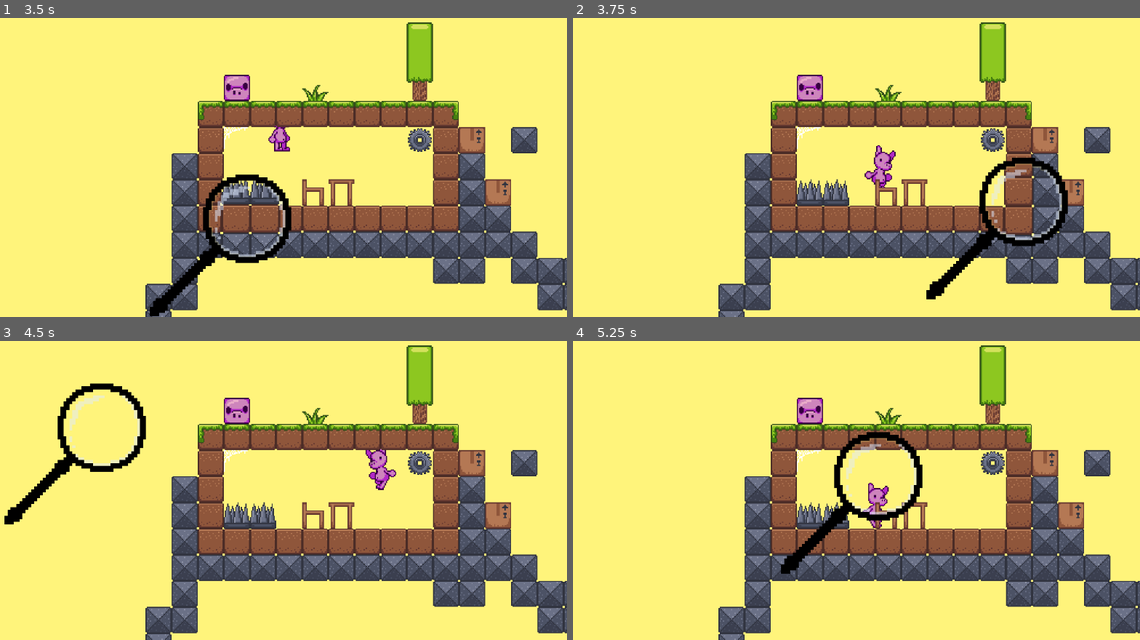
Above: before the commit, frames 1-4 (two rows, left to right).
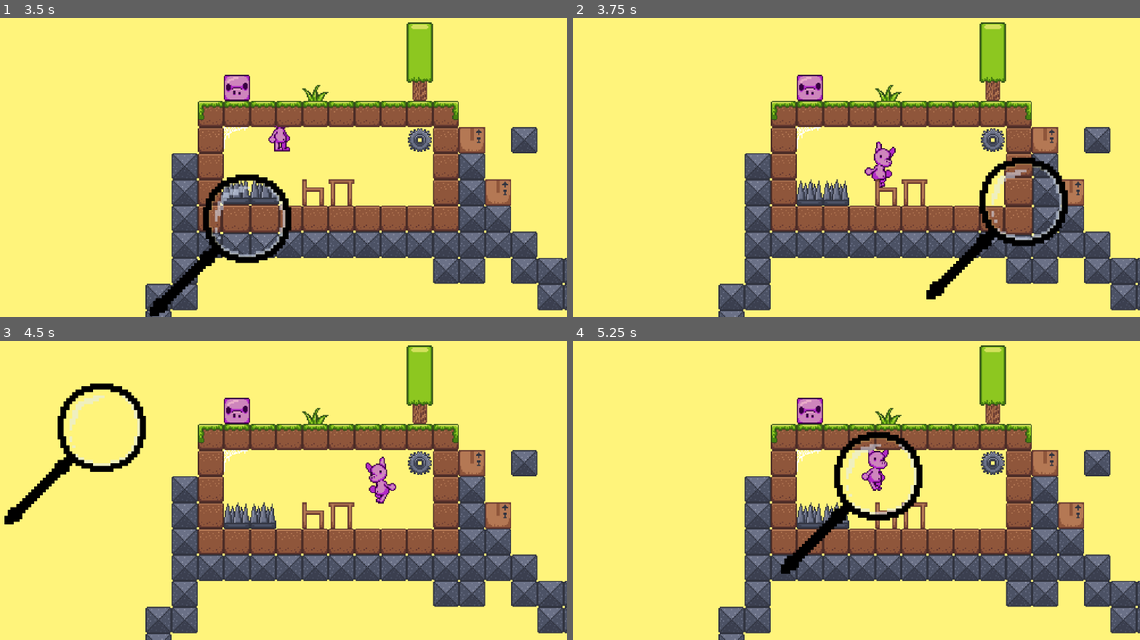
Above: after the commit, the same moments.

Repository: BlendyDev/GMTK2024
Game: Godot game, scene res://scenes/game.tscn
The game is run twice, just before and just after one commit, with the same random seed, the same clock (stepped at 60 frames per second) and the same inputs.
Inputs (mouse positions are in pixels of both pictures, inside the frame that each line leads up to):
- Up to frame 1 (3.5 s): move the mouse to (402, 137) at 0.52 s; hold W (UP) 0.53-1.28 s; hold Right (RIGHT) 0.53-2.03 s; move the mouse to (158, 170) at 1.27 s; tap Mouse wheel down (SCROLL_DOWN) at 1.35 s; tap W (UP) at 1.52, 1.55, 1.82, 3.02, 3.05, 3.32 s; move the mouse to (334, 80) at 2.02 s; hold Left (LEFT) 2.03-2.78 s; hold W (UP) 2.03-2.78 s; tap Mouse wheel up (SCROLL_UP) at 2.1 s; move the mouse to (249, 218) at 2.77 s; hold Right (RIGHT) from 2.78 s (still down); tap Shift (SHIFT) at 2.85 s
- Up to frame 2 (3.75 s): keep holding Right (RIGHT); move the mouse to (1020, 203) at 3.52 s; hold W (UP) from 3.53 s (still down); tap Space (SPACE) at 3.6 s
- Up to frame 3 (4.5 s): move the mouse to (102, 427) at 4.27 s; release Right (RIGHT) at 4.28 s; release W (UP) at 4.28 s; hold Left (LEFT) from 4.28 s (still down); tap W (UP) at 4.35 s
- Up to frame 4 (5.25 s): tap W (UP) at 4.52, 4.82 s; move the mouse to (879, 475) at 5.02 s; release Left (LEFT) at 5.03 s; hold Right (RIGHT) from 5.03 s (still down); hold W (UP) from 5.03 s (still down); tap Mouse wheel down (SCROLL_DOWN) at 5.1 s

Frame 1 is identical in both runs. In frame 2, 0.4% of the frame differs, in the area x 51-57%, y 41-57%; in frame 3, 0.5%; in frame 4, 0.7%, in the area x 50-56%, y 36-63%.

Commit message:
coyote time, jump buffer, jump height control

Diff:
--- a/tmp/player.gd
+++ b/tmp/player.gd
@@ -3,34 +3,69 @@
 
 @export var MAX_SPEED := 150.0
 @export var MAX_AIR_SPEED := 200
-@export var MAX_DASH_SPEED := 350.0
-@export var MAX_AIR_DASH_SPEED := 450.0
+@export var MAX_DASH_SPEED := 300.0
+@export var MAX_AIR_DASH_SPEED := 400.0
 @export var LONG_JUMP_SPEED := 500.0
 @export var JUMP_VELOCITY := 4-400.0
 @export var ACCELERATION := 700
 @export var DASH_ACCELERATION := 1200
 @export var DECELERATION := 1000
+
+@onready var coyoteTimer = $CoyoteTime
+@onready var jumpBufferTimer = $JumpBuffer
+@onready var jumpHeightTimer = $JumpHeight
 # Get the gravity from the project settings to be synced with RigidBody nodes.
 var gravity = ProjectSettings.get_setting("physics/2d/default_gravity")*1.5
-var shifting = false
-
+var shifting := false
+var coyote := false
+var jumpBuffered := false
+var jumping := false
+var allowCutJump := true
+var queuedCutJump := false
 func _physics_process(delta):
 	if Input.is_action_just_pressed("SPACE"):
 		velocity = Vector2.ZERO
 		global_position = Vector2.ZERO
 	shifting = Input.is_action_pressed("SHIFT")
 	var direction := Input.get_axis("LEFT", "RIGHT")
+	handleJump(delta, direction)
+	handleMoving(direction, delta) if direction else handleStatic(delta)
+	var was_on_floor = is_on_floor()
+	move_and_slide()
+	if was_on_floor && !is_on_floor() && velocity.y >= 0:
+		coyote = true
+		coyoteTimer.start()
 	if is_on_floor():
 		$AnimatedSprite2D.animation = "idle" if direction == 0 else "walk"
 	else:
 		velocity.y += gravity * delta
+func handleJump(delta, direction):
+	if Input.is_action_just_pressed("UP") and (is_on_floor() || coyote): jump()
+	if Input.is_action_pressed("UP") and jumpBuffered and is_on_floor(): jump()
+	if Input.is_action_just_pressed("UP") and not (is_on_floor() || coyote):
+		jumpBuffered = true
+		jumpBufferTimer.start()
+	if Input.is_action_just_released("UP"): jumpBuffered = false
+	if jumping:
+		if velocity.y >= 0: jumping = false
+		elif Input.is_action_just_released("UP") || queuedCutJump:
+			if allowCutJump:
+				jumping = false
+				velocity.y = 0
+			else:
+				queuedCutJump = true
+				pass
 
-	# Handle jump.
-	if Input.is_action_just_pressed("UP") and is_on_floor():
-		velocity.y = JUMP_VELOCITY
-	handleMoving(direction, delta) if direction else handleStatic(delta)
-	move_and_slide()
 
+func jump():
+	jumping = true
+	allowCutJump = false
+	jumpHeightTimer.start()
+	coyote = false
+	jumpBuffered = false
+	Sounds.jumpvoice()
+	Sounds.jumpsound()
+	velocity.y = JUMP_VELOCITY
 func max_speed(dash):
 	if (dash):
 		if (is_on_floor()): return MAX_DASH_SPEED
@@ -43,7 +78,6 @@
 	return DASH_ACCELERATION if shifting else ACCELERATION
 
 func handleMoving(direction, delta):
-	print (str(!$Steps.playing) + str($Steps.stream_paused) + str(is_on_floor()))
 	if (!$Steps.playing or $Steps.stream_paused) and is_on_floor():
 		if ($Steps.stream_paused): $Steps.stream_paused = false
 		if (!$Steps.playing): $Steps.play()
@@ -64,3 +98,12 @@
 	velocity.x = move_toward(velocity.x, 0, DECELERATION)
 	$AnimatedSprite2D.speed_scale = 1
 	$AnimatedSprite2D.rotation = 0
+
+func coyoteTimeout():
+	coyote = false
+
+func jumpBufferTimeout():
+	jumpBuffered = false
+
+func jumpHeightTimeout():
+	allowCutJump = true
--- a/tmp/player.tscn
+++ b/tmp/player.tscn
@@ -175,7 +175,23 @@
 
 [node name="Steps" type="AudioStreamPlayer2D" parent="."]
 stream = SubResource("AudioStreamRandomizer_tbsfw")
-volume_db = -17.325
+volume_db = -4.176
 attenuation = 1.23114
 panning_strength = 0.0
 bus = &"SFX"
+
+[node name="JumpBuffer" type="Timer" parent="."]
+wait_time = 0.75
+one_shot = true
+
+[node name="CoyoteTime" type="Timer" parent="."]
+wait_time = 0.3
+one_shot = true
+
+[node name="JumpHeight" type="Timer" parent="."]
+wait_time = 0.01
+one_shot = true
+
+[connection signal="timeout" from="JumpBuffer" to="." method="jumpBufferTimeout"]
+[connection signal="timeout" from="CoyoteTime" to="." method="coyoteTimeout"]
+[connection signal="timeout" from="JumpHeight" to="." method="jumpHeightTimeout"]
--- a/tmp/sounds.tscn
+++ b/tmp/sounds.tscn
@@ -1,6 +1,22 @@
-[gd_scene load_steps=9 format=3 uid="uid://0mvoctdun5rx"]
+[gd_scene load_steps=19 format=3 uid="uid://0mvoctdun5rx"]
 
 [ext_resource type="Script" path="res://scripts/sounds.gd" id="1_8udjt"]
+[ext_resource type="AudioStream" uid="uid://c3v2i5okqal5t" path="res://sfx/523771__matrixxx__retro-legendary-jump.wav" id="2_frwjk"]
+[ext_resource type="AudioStream" uid="uid://c4cj5yxgdbleu" path="res://music/tutorialwarioostlooptemp.wav" id="2_th7di"]
+[ext_resource type="AudioStream" uid="uid://diommdpxne2rc" path="res://sfx/jumpvoice1.wav" id="2_vshca"]
+[ext_resource type="AudioStream" uid="uid://davtijp4pc6sx" path="res://sfx/jumpvoice2.wav" id="3_yop2t"]
+[ext_resource type="AudioStream" uid="uid://c68nur4k7erks" path="res://sfx/jumpvoice3.wav" id="4_g3pb2"]
+[ext_resource type="AudioStream" uid="uid://cj7jwfypu0fo4" path="res://sfx/jumpvoice4.wav" id="5_osvdv"]
+[ext_resource type="AudioStream" uid="uid://bahstluaa5x5t" path="res://sfx/jumpvoice5.wav" id="6_0t56l"]
+[ext_resource type="AudioStream" uid="uid://w3ao17m2el0b" path="res://sfx/jumpvoice6.wav" id="7_fdil8"]
+[ext_resource type="AudioStream" uid="uid://bei35cpmna40q" path="res://sfx/jumpvoice7.wav" id="8_ngbs2"]
+
+[sub_resource type="AudioStreamRandomizer" id="AudioStreamRandomizer_qtosk"]
+random_pitch = 1.1
+random_volume_offset_db = 1.0
+streams_count = 1
+stream_0/stream = ExtResource("2_frwjk")
+stream_0/weight = 1.0
 
 [sub_resource type="AudioStreamRandomizer" id="AudioStreamRandomizer_2u61d"]
 random_pitch = 1.02
@@ -35,12 +51,19 @@
 random_pitch = 1.1
 random_volume_offset_db = 1.0
 streams_count = 7
+stream_0/stream = ExtResource("2_vshca")
 stream_0/weight = 10.0
+stream_1/stream = ExtResource("3_yop2t")
 stream_1/weight = 5.0
+stream_2/stream = ExtResource("4_g3pb2")
 stream_2/weight = 7.0
+stream_3/stream = ExtResource("5_osvdv")
 stream_3/weight = 6.0
+stream_4/stream = ExtResource("6_0t56l")
 stream_4/weight = 9.0
+stream_5/stream = ExtResource("7_fdil8")
 stream_5/weight = 3.0
+stream_6/stream = ExtResource("8_ngbs2")
 stream_6/weight = 2.0
 
 [sub_resource type="AudioStreamRandomizer" id="AudioStreamRandomizer_a8rfd"]
@@ -60,7 +83,9 @@
 bus = &"Music"
 
 [node name="TutorialMusic" type="AudioStreamPlayer2D" parent="Music"]
+stream = ExtResource("2_th7di")
 volume_db = -2.0
+autoplay = true
 max_distance = 2.09803e+07
 panning_strength = 0.0
 bus = &"Music"
@@ -68,6 +93,11 @@
 [node name="SFX" type="Node" parent="."]
 
 [node name="JumpSound" type="AudioStreamPlayer2D" parent="SFX"]
+stream = SubResource("AudioStreamRandomizer_qtosk")
+volume_db = -16.0
+pitch_scale = 0.58
+panning_strength = 0.0
+bus = &"SFX"
 
 [node name="UIHover" type="AudioStreamPlayer2D" parent="SFX"]
 stream = SubResource("AudioStreamRandomizer_2u61d")
Not shown, added: music/tutorialwarioostlooptemp.wav.import
Not shown, added: music/tutorialwarioostlooptemp.wav
